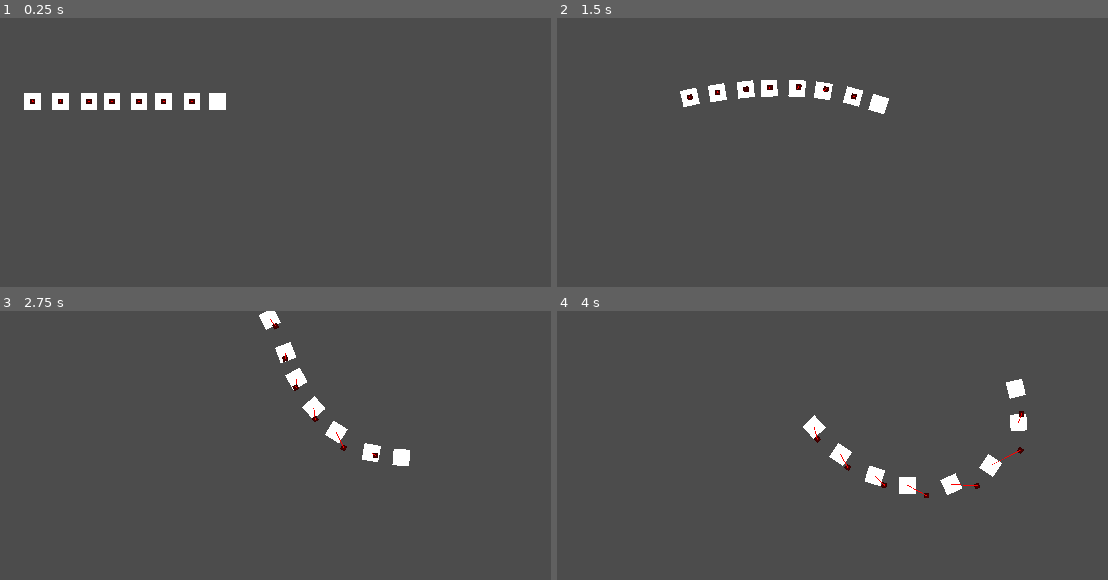
Above: before the commit, frames 1-4 (two rows, left to right).
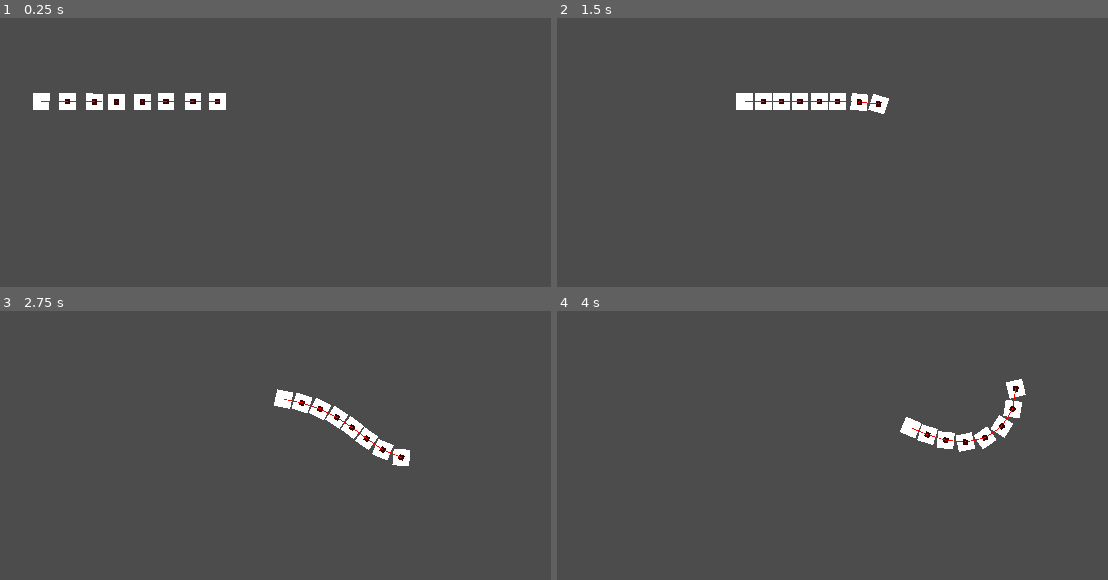
Above: after the commit, the same moments.

Repository: elektito/wyrmsim
Game: Godot game, scene res://World.tscn
Two runs of this game, one before a commit and one after it. Both use one fixed random seed, a clock stepped at 60 frames per second and the inputs below. The engine's default icon, where the game draws it, is replaced by a stand-in: a white triangle on a blue panel in a dark square.
Inputs:
- Up to frame 1 (0.25 s): no input
- Up to frame 2 (1.5 s): hold D (right) 0.53-1.28 s; hold S (down) from 1.28 s (still down)
- Up to frame 3 (2.75 s): release S (down) at 2.03 s; hold D (right) from 2.03 s (still down)
- Up to frame 4 (4 s): release D (right) at 2.78 s; hold W (up) 2.78-3.53 s; hold A (left) from 3.53 s (still down)

The runs differ from the first frame. In frame 1, 1.0% of the frame differs, in the area x 4-40%, y 27-35%; in frame 2, 2.2%; in frame 3, 2.0%; in frame 4, 2.8%, in the area x 44-86%, y 27-70%.

Commit message:
Use last movement to find segment direction

Diff:
--- a/Segment.gd
+++ b/Segment.gd
@@ -8,6 +8,7 @@
 
 var leading_node : Node2D = null
 var original_distance := 0.0
+var last_pos
 
 func _ready():
 	if leading_segment:
@@ -25,6 +26,7 @@
 		follower_movement(delta)
 	else:
 		leader_movement(delta)
+	last_pos = global_position
 
 
 func leader_movement(delta):
@@ -34,7 +36,7 @@
 
 
 func follower_movement(delta):
-	var leader_dir := Vector2.RIGHT.rotated(leading_node.global_rotation)
+	var leader_dir = leading_node.get_direction()
 	var target_pos : Vector2 = leading_node.global_position - original_distance * leader_dir
 	var linear_velocity = (target_pos - global_position) / delta
 	linear_velocity = linear_velocity.clamped(leading_node.speed * 1.05)
@@ -60,3 +62,10 @@
 	$target.global_position = target_pos
 	$target_line.points[0] = to_local($target.global_position)
 	$target_line.points[1] = to_local(global_position)
+
+
+func get_direction() -> Vector2:
+	if last_pos == null:
+		return Vector2.RIGHT.rotated(global_rotation)
+	else:
+		return (global_position - last_pos).normalized()
